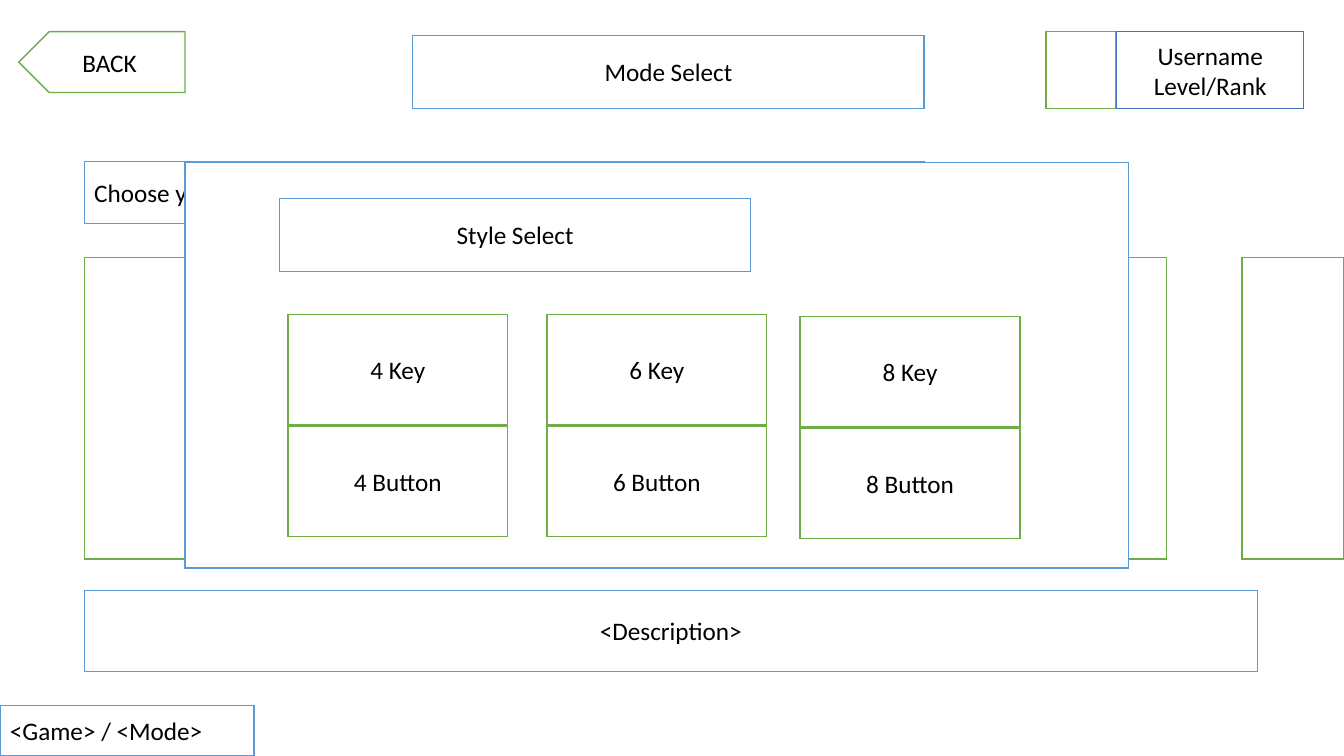
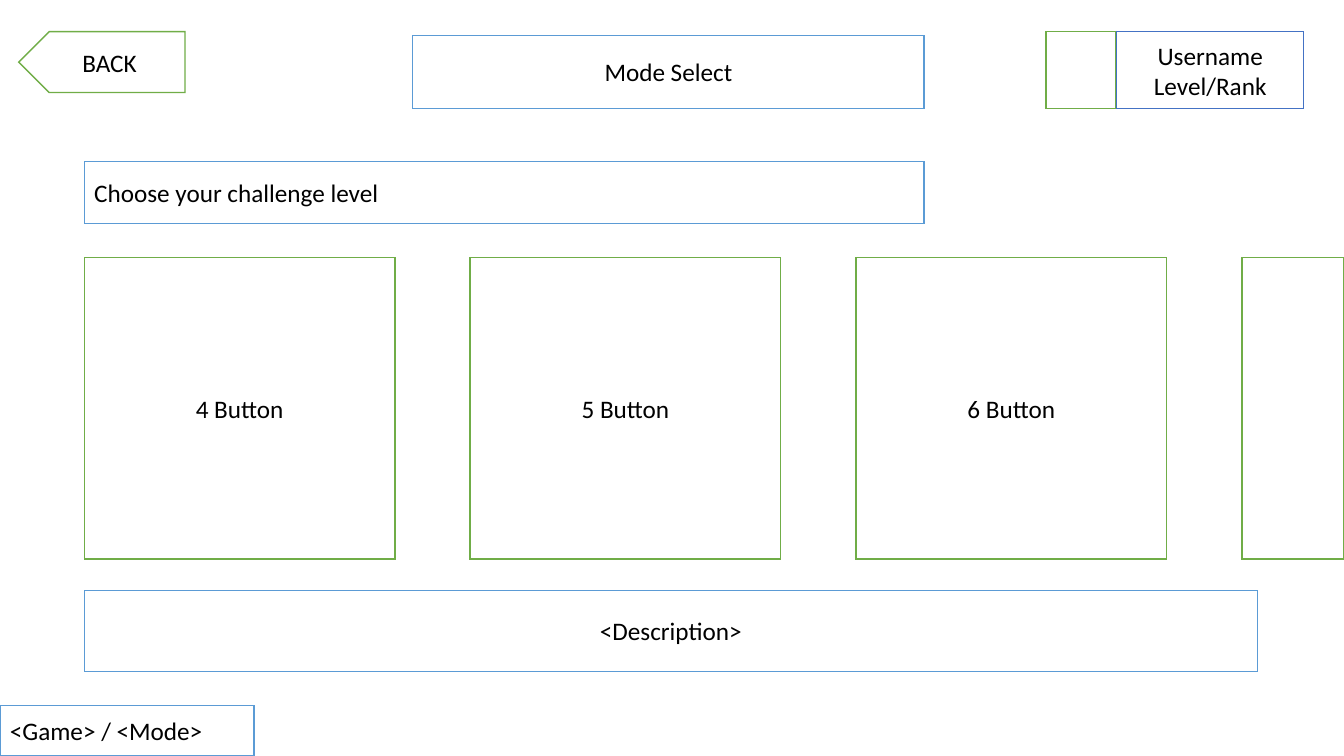
Before and after one commit to OliverMontor/beats2, a slide deck: slide 7 of beats2/Docs/Beats2 - Design Spec.pptx (slide 8 before the commit). Drawn at 1344x756 pixels with LibreOffice and Linux fonts; fonts in the diff are those of the drawing. Boxes give left, top, right and bottom in pixels: in the first picture for what was removed or moved away, otherwise in the second. Text is boxed around its words. In the diff, an @@ line names an element or a change of style, - is before the commit and + after.

```diff
--- a/beats2/Docs/Beats2 - Design Spec.pptx
+++ b/beats2/Docs/Beats2 - Design Spec.pptx
@@ rectangle removed at (186,162,1129,568) @@
@@ text in rectangle at (94,184,379,207): text changed @@
-Choose your playstyle and difficulty level
+Choose your challenge level
@@ rectangle removed at (279,199,751,272) @@
-Style Select
@@ rectangle "5 Button": place and size @@
-rectangle "5 Button" at (547,425,767,536)
+rectangle "5 Button" at (470,257,780,559)
@@ text in rectangle at (196,401,283,418): text added @@
+4 Button
@@ text in rectangle at (582,401,669,418): text changed @@
-6 Button
+5 Button
@@ text in rectangle at (967,401,1055,419): text changed @@
-Knit
+6 Button
@@ group removed at (288,315,1020,539): 5 rectangles @@
-4 Key
-6 Key
-8 Key
-4 Button
-8 Button
```
Also in this commit, not shown: 17 other slides changed, 6 slides removed, 7 other files.
